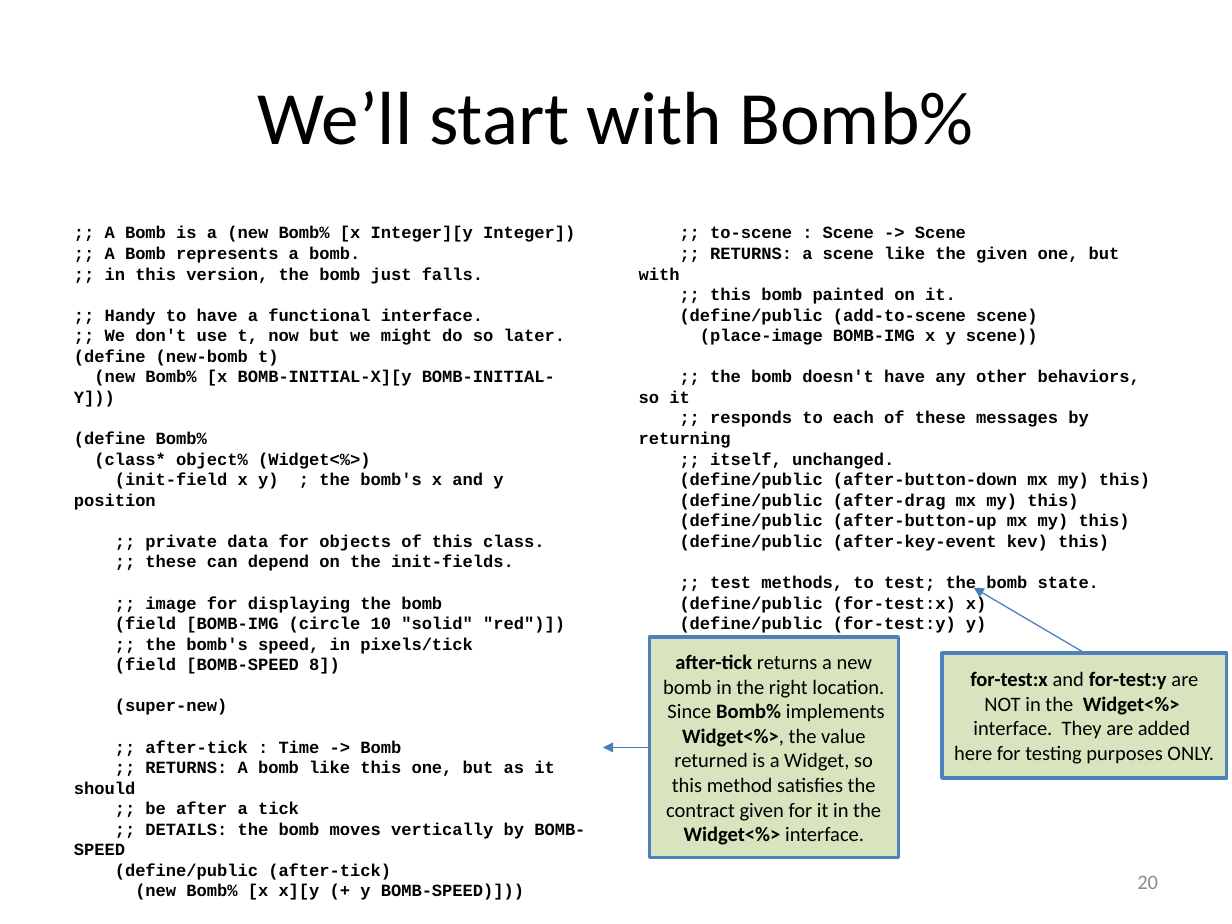
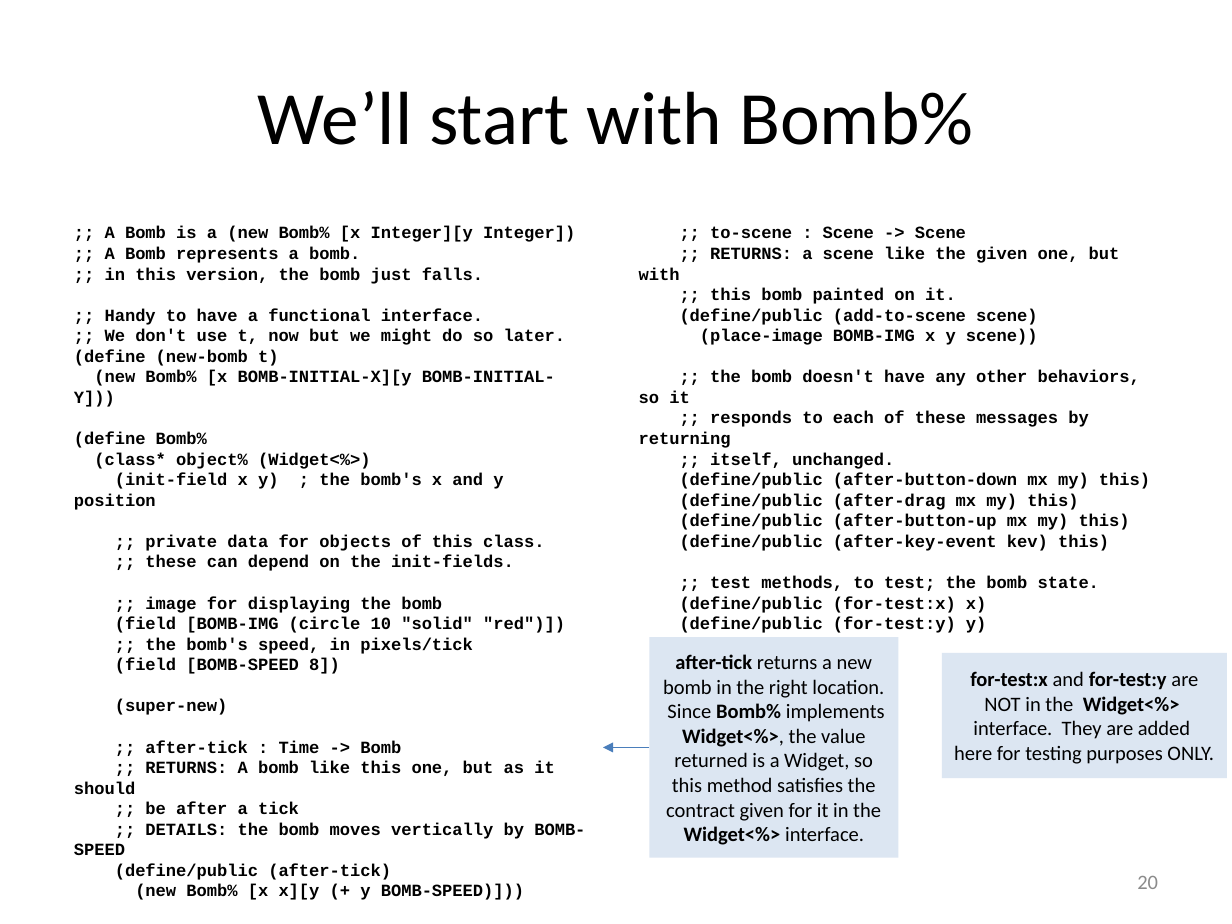
Before and after one commit to mwand/cs5010f16, a slide deck: slide 20 of Slides/Lesson 9.2 A Case Study- Space Invaders.pptx. Drawn at 1232x924 pixels with LibreOffice and Linux fonts; fonts in the diff are those of the drawing. Boxes give left, top, right and bottom in pixels: in the first picture for what was removed or moved away, otherwise in the second. Text is boxed around its words. In the diff, an @@ line names an element or a change of style, - is before the commit and + after.

Commit message:
starting to work on module09

```diff
--- a/Slides/Lesson 9.2 A Case Study- Space Invaders.pptx
+++ b/Slides/Lesson 9.2 A Case Study- Space Invaders.pptx
@@ arrow removed from (1084, 653) to (973, 588) @@
@@ rectangle "after-tick returns a new bomb ..." at (x1=649, y1=637, x2=898, y2=857): fill #D7E4BD to #DCE6F2; outline #4F81BD 2 pt to none @@
@@ rectangle "for-test:x and for-test:y are NOT ..." at (x1=942, y1=653, x2=1227, y2=779): fill #D7E4BD to #DCE6F2; outline #4F81BD 2 pt to none @@
```
Also in this commit, not shown: 12 other slides changed, 9 other files.
